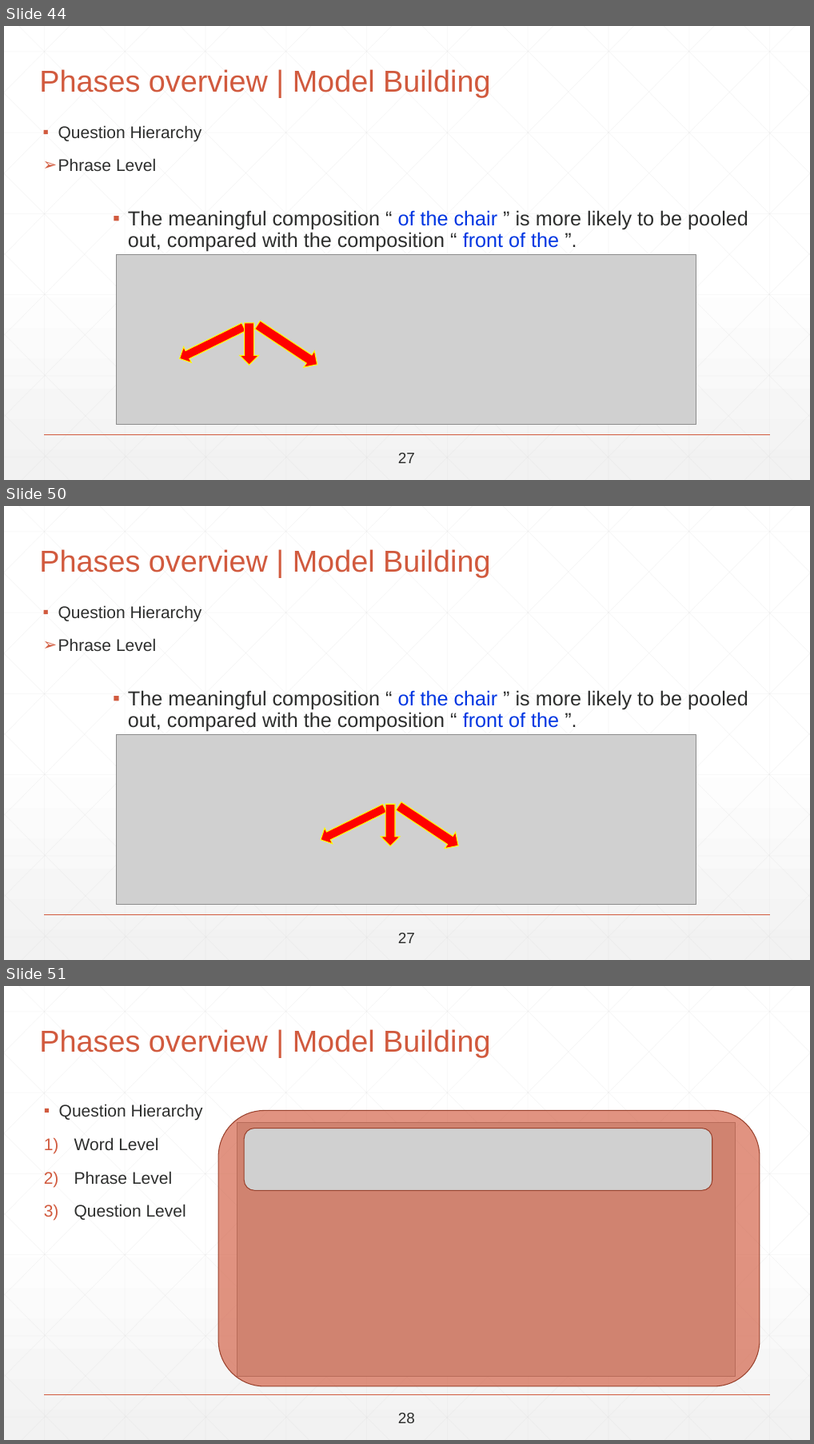
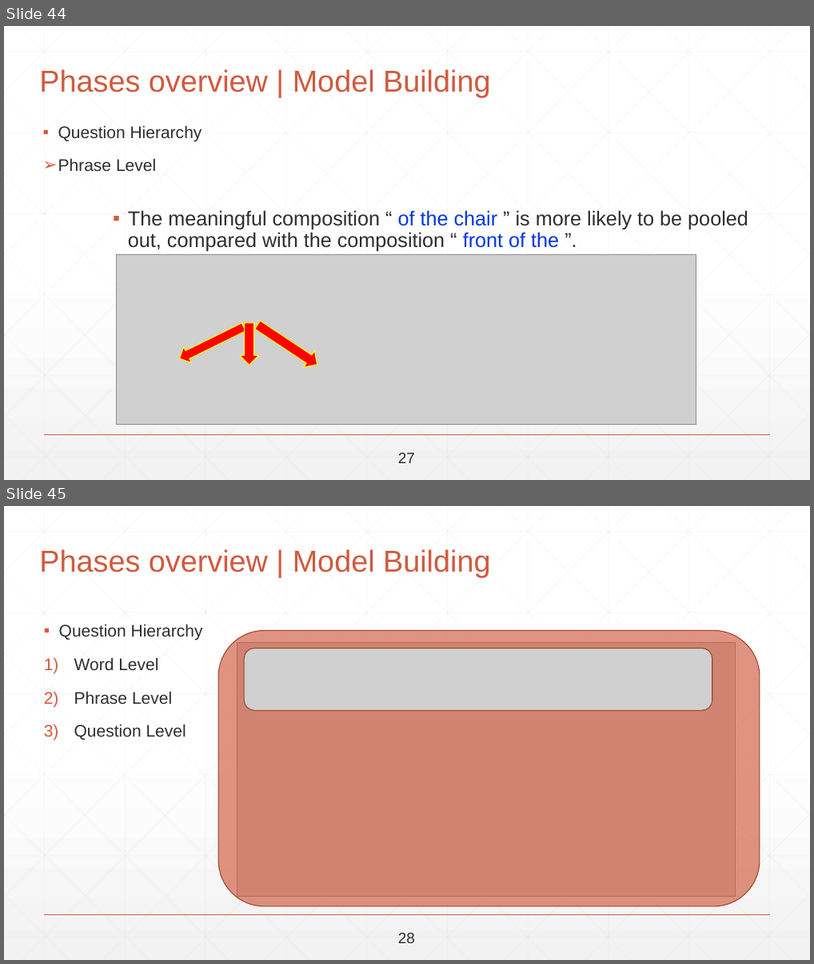
Before and after one commit to abdallahshaaban/Visual-Question-Answering, a slide deck: Second Seminar/Visual-QA-Second-Seminar.pptx. Shown one above the other, each under a label of ours: slides 44, 50 and 51 before the commit, slides 44 and 45 after it; the slides between them are not shown. The pictures are 814x1444 and 814x964 pixels, drawn with LibreOffice and Linux fonts; fonts in the diff are those of the drawing; grey boxes stand for pictures. Boxes give left, top, right and bottom in pixels: in the first picture for what was removed or moved away, otherwise in the second. Text is boxed around its words. In the diff, an @@ line names an element or a change of style, - is before the commit and + after.

```diff
--- a/Second Seminar/Visual-QA-Second-Seminar.pptx
+++ b/Second Seminar/Visual-QA-Second-Seminar.pptx
@@ slide 50 removed at [4,506,810,960], background gradient #FFFFFF to #F2F2F2; not listed: 47 template elements that a slide beside it also shows @@
@@ title removed at [39,549,490,577] @@
-Phases overview | Model Building
@@ text removed at [58,605,202,651] @@
-▪ Question Hierarchy
-➢ Phrase Level
@@ text removed at [128,690,749,732] @@
-▪ The meaningful composition “ of the chair ” is more likely to be pooled out, compared with the composition “ front of the ”.
@@ picture removed at [117,734,697,904] @@
@@ down arrow removed at [317,800,389,848] @@
@@ down arrow removed at [381,804,400,845] @@
@@ down arrow removed at [394,798,464,854] @@
@@ text removed at [398,932,415,943] @@
-27
@@ what was slide 51 is now slide 45 @@
```
Also in this commit, not shown: 5 slides changed, 5 other slides removed, 33 other files.
